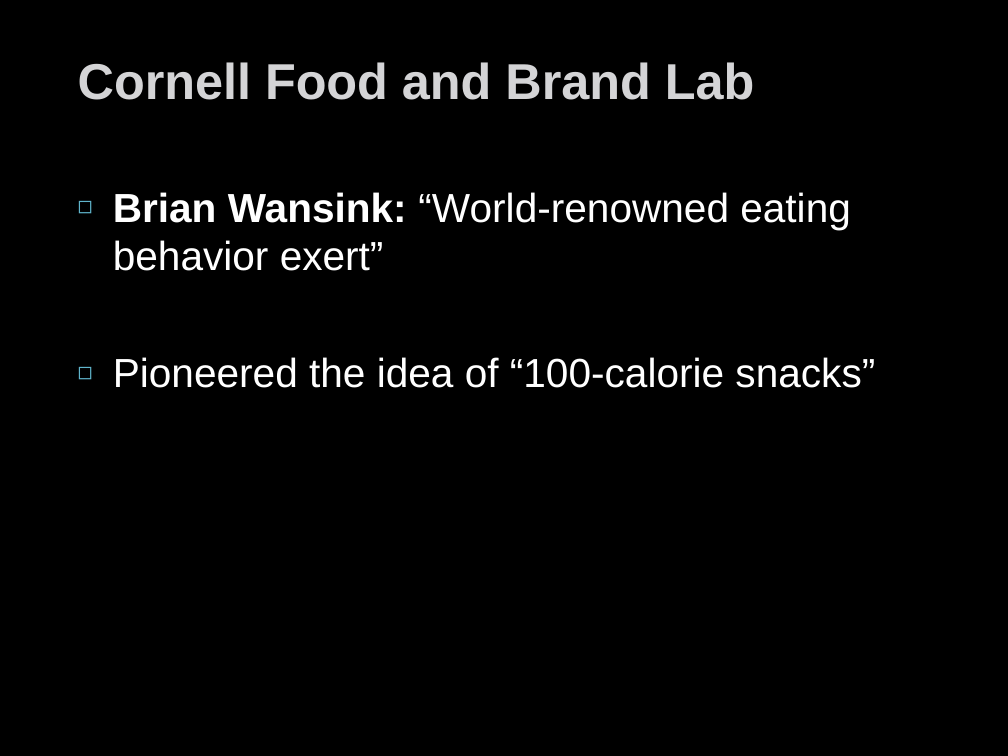
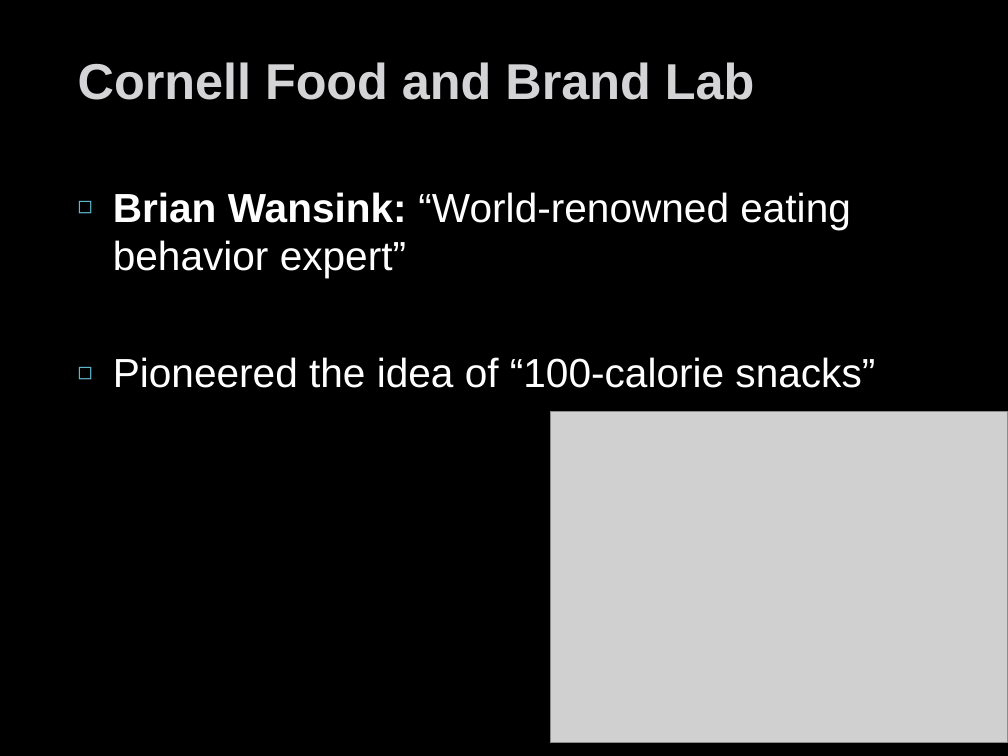
Before and after one commit to npm27/Teaching-Materials, a slide deck: slide 39 of Research Methods/Slides/Chapter 4.pptx. Drawn at 1008x756 pixels with LibreOffice and Linux fonts; fonts in the diff are those of the drawing; grey boxes stand for pictures. Boxes give left, top, right and bottom in pixels: in the first picture for what was removed or moved away, otherwise in the second. Text is boxed around its words. In the diff, an @@ line names an element or a change of style, - is before the commit and + after.

```diff
--- a/Research Methods/Slides/Chapter 4.pptx
+++ b/Research Methods/Slides/Chapter 4.pptx
@@ text at [113,192,851,278]: text changed @@
-◻ Brian Wansink: “World-renowned eating behavior exert”
+◻ Brian Wansink: “World-renowned eating behavior expert”
@@ picture added at [550,411,1008,742] @@
```
